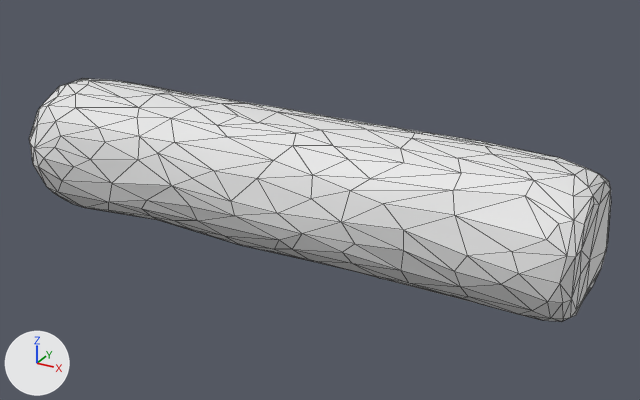
A saved change to the Blender file Assets/Models/Level/log1.blend.
Camera for both pictures: a 50 mm camera at (5.63, -9.49, 4.59) aimed at (0.35, 0.09, -0.2). Every picture has the same lights, and +X, +Y and +Z are marked at lower left. Mesh edges are drawn as thin lines.
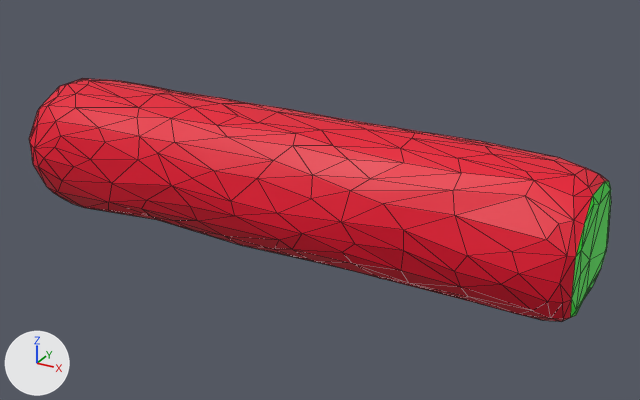
Changed parts and their boxes (x1, y1, x2, y2) in the pictures (640 x 400 px):
'Cylinder', recoloured (white to red)
    both: (29, 78, 611, 322)
part 1 of me_cylinder, recoloured (white to green)
    both: (571, 181, 611, 317)

The edits, one by one:
Material 'Material.001' (mat_material_001) changes colour from white #e7e7e7 to red #e7002c; in linear values from (0.8, 0.8, 0.8) to (0.8, 0.0, 0.0247).
Material 'Material.002' (mat_material_002) is new.
Its base color is (0.0, 0.8, 0.00231) (green #00e708).
me_cylinder has 338 vertices, 672 faces and spans x -4.03..4.04, y -0.99..0.99, z -1.0..0.98.
me_cylinder is used by ob_cylinder; location (0.0, 0.0, 0.0).
me_cylinder part 1: 35 of the faces centred in x 3.95..4.02, y -0.77..0.68, z -0.72..0.7 switch from mat_material_001 (white #e7e7e7) to mat_material_002 (green #00e708).
